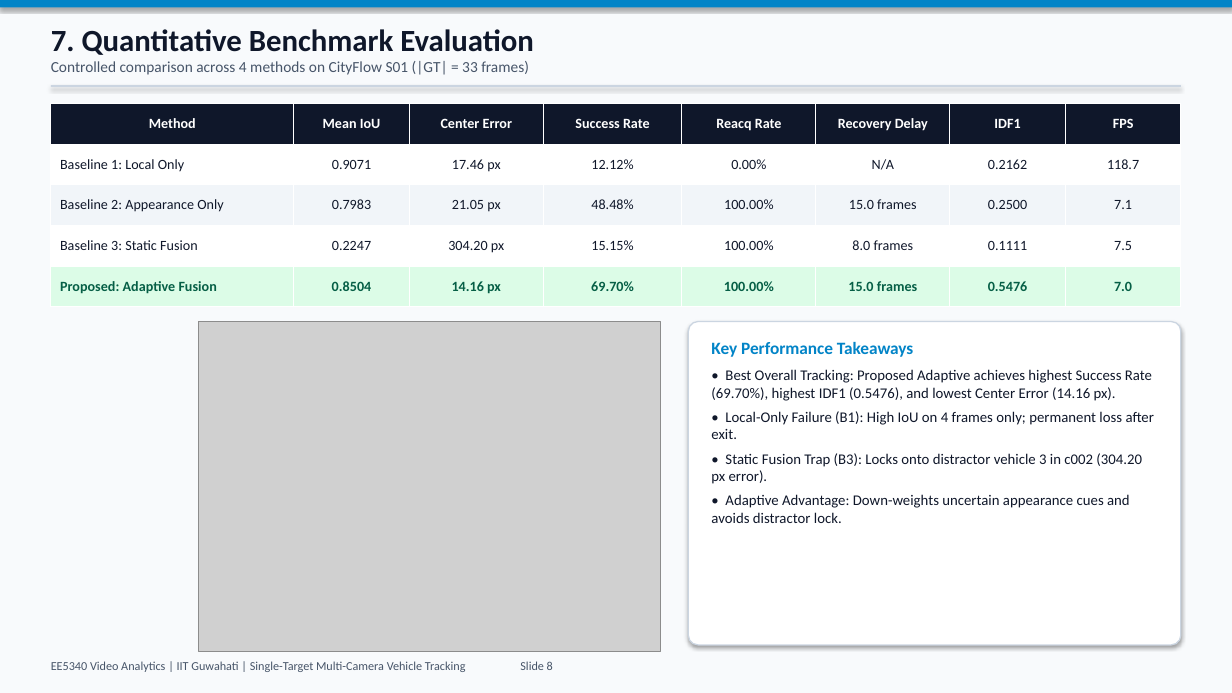
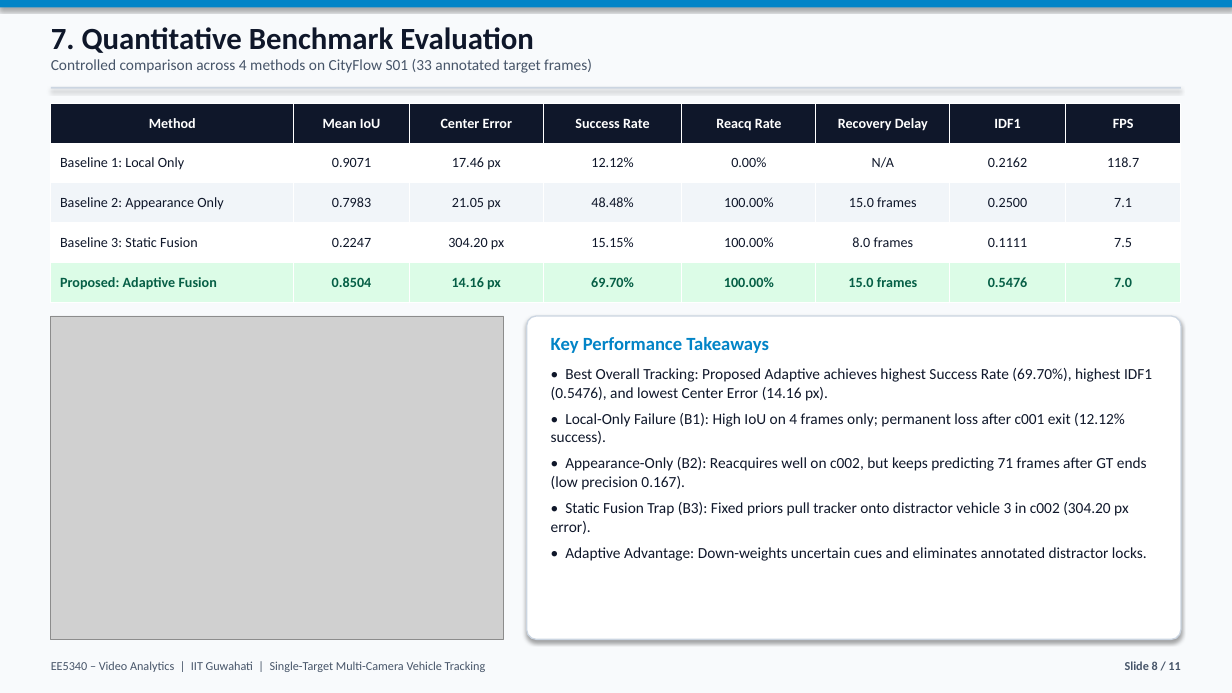
Before and after one commit to msujit908/cityflow-single-target-tracking, a slide deck: slide 8 of outputs/reports/STMCT_Presentation.pptx. Drawn at 1232x693 pixels with LibreOffice and Linux fonts; fonts in the diff are those of the drawing; grey boxes stand for pictures. Boxes give left, top, right and bottom in pixels: in the first picture for what was removed or moved away, otherwise in the second. Text is boxed around its words. In the diff, an @@ line names an element or a change of style, - is before the commit and + after.

Commit message:
Simplify PPTX slides (remove dense equations) and refine layout alignment

```diff
--- a/outputs/reports/STMCT_Presentation.pptx
+++ b/outputs/reports/STMCT_Presentation.pptx
@@ text at [51, 59, 592, 73]: text changed @@
-Controlled comparison across 4 methods on CityFlow S01 (|GT| = 33 frames)
+Controlled comparison across 4 methods on CityFlow S01 (33 annotated target frames)
@@ table: place and size @@
-table at [51, 104, 1181, 307]
+table at [51, 104, 1181, 302]
@@ picture: place and size @@
-picture at [199, 322, 661, 652]
+picture at [51, 316, 504, 640]
@@ rounded rectangle: place and size @@
-rounded rectangle at [689, 322, 1181, 645]
+rounded rectangle at [527, 316, 1181, 640]
@@ text "Key Performance Takeaways": place and size @@
-text "Key Performance Takeaways" at [711, 342, 1154, 523]
+text "Key Performance Takeaways" at [551, 337, 1152, 561]
@@ text at [551, 337, 1152, 401]: size 13.5 to 14.5 pt in "Key Performance Takeaways"; size 11.5 to 12 pt in "• Best Overall Tracking: Proposed Adaptive achieves ..."; more space between paragraphs @@
@@ text at [551, 413, 1147, 561]: text changed; size 11.5 to 12 pt @@
-• Local-Only Failure (B1): High IoU on 4 frames only; permanent loss after exit.
-• Static Fusion Trap (B3): Locks onto distractor vehicle 3 in c002 (304.20 px error).
-• Adaptive Advantage: Down-weights uncertain appearance cues and avoids distractor lock.
+• Local-Only Failure (B1): High IoU on 4 frames only; permanent loss after c001 exit (12.12% success).
+• Appearance-Only (B2): Reacquires well on c002, but keeps predicting 71 frames after GT ends (low precision 0.167).
+• Static Fusion Trap (B3): Fixed priors pull tracker onto distractor vehicle 3 in c002 (304.20 px error).
+• Adaptive Advantage: Down-weights uncertain cues and eliminates annotated distractor locks.
@@ text at [51, 661, 486, 672]: text changed @@
-EE5340 Video Analytics | IIT Guwahati | Single-Target Multi-Camera Vehicle Tracking Slide 8
+EE5340 – Video Analytics | IIT Guwahati | Single-Target Multi-Camera Vehicle Tracking
@@ text added at [1125, 661, 1180, 670], 9.5 pt, text #475569, bold @@
+Slide 8 / 11
```
Also in this commit, not shown: 10 other slides changed, 1 other file.
